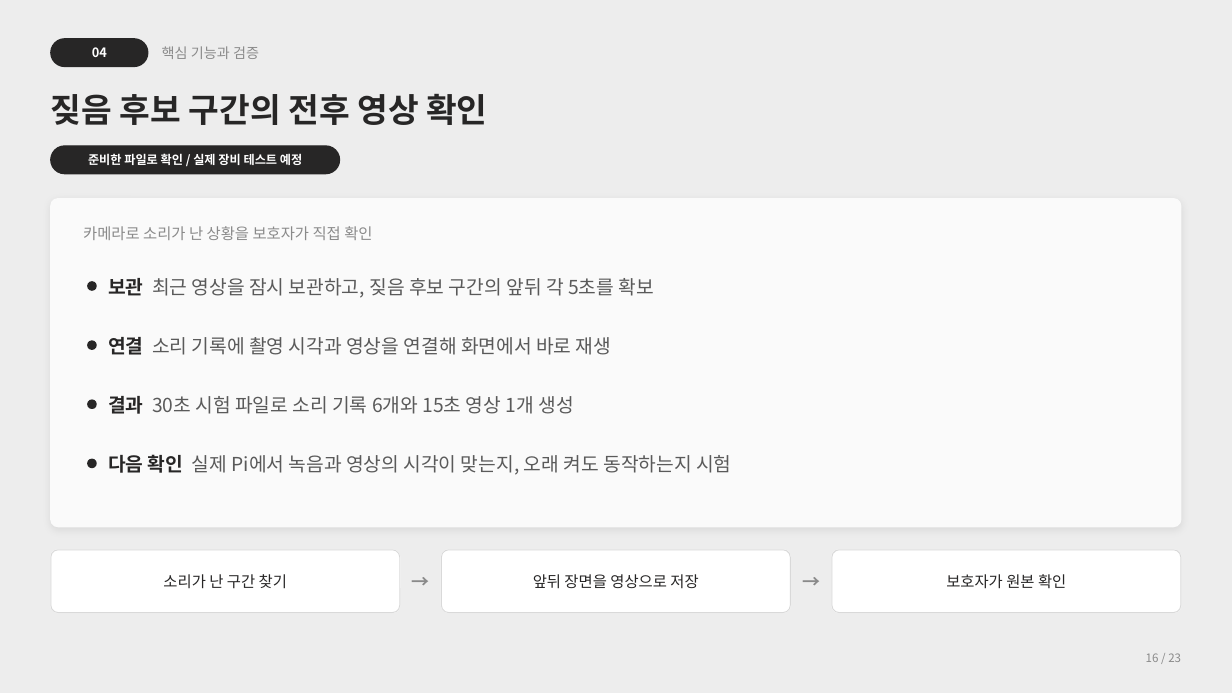
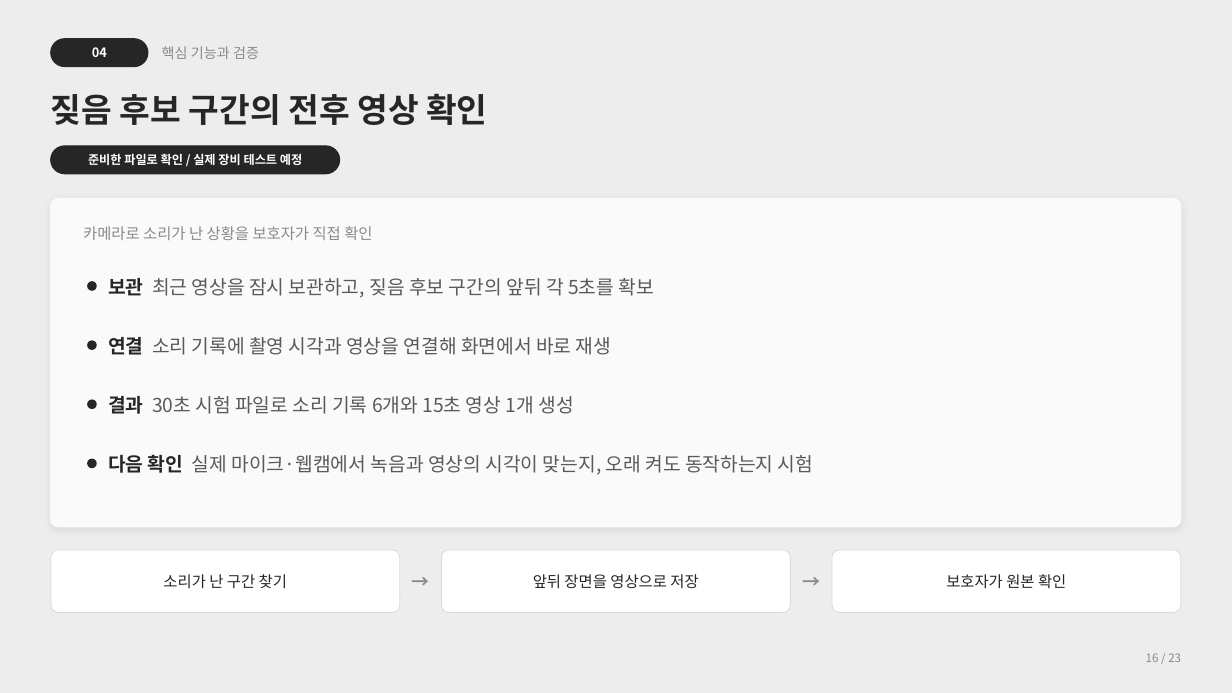
Before and after one commit to wuerphe39/capstone_really, a slide deck: slide 16 of docs/presentation/PetMind_3주차발표자료.pptx. Drawn at 1232x693 pixels with LibreOffice and Linux fonts; fonts in the diff are those of the drawing. Boxes give left, top, right and bottom in pixels: in the first picture for what was removed or moved away, otherwise in the second. Text is boxed around its words. In the diff, an @@ line names an element or a change of style, - is before the commit and + after.

```diff
--- a/docs/presentation/PetMind_3주차발표자료.pptx
+++ b/docs/presentation/PetMind_3주차발표자료.pptx
@@ text at box(108, 454, 813, 475): text changed @@
-다음 확인 실제 Pi에서 녹음과 영상의 시각이 맞는지, 오래 켜도 동작하는지 시험
+다음 확인 실제 마이크·웹캠에서 녹음과 영상의 시각이 맞는지, 오래 켜도 동작하는지 시험
```
Also in this commit, not shown: 4 other slides changed, 4 other files.
